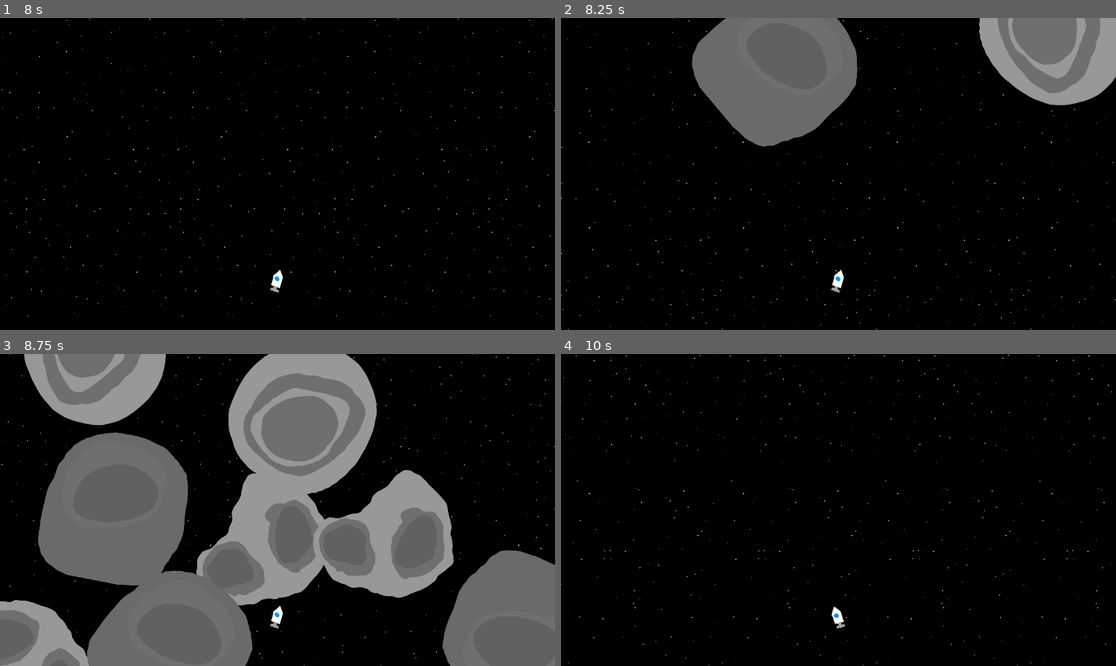
Above: before the commit, frames 1-4 (two rows, left to right).
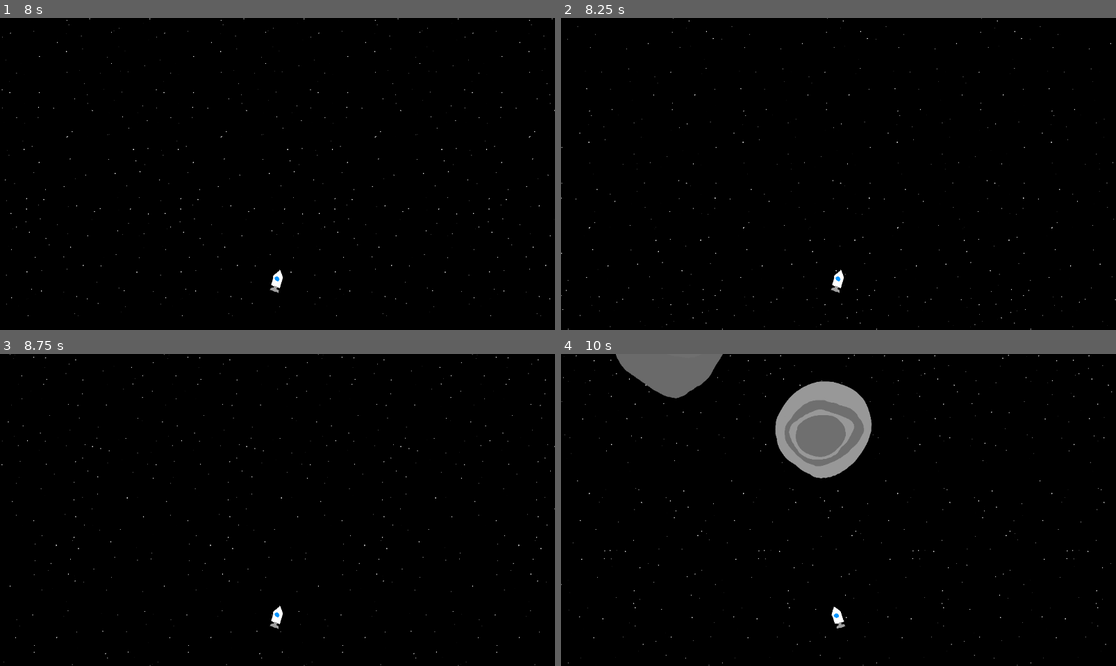
Above: after the commit, the same moments.

Repository: Simonandadog/the-most-videogame
Game: Godot game, scene res://scenes/main.tscn
Two runs of this game, one before a commit and one after it. Both use one fixed random seed, a clock stepped at 60 frames per second and the inputs below.
Inputs:
- Up to frame 1 (8 s): tap Enter at 0.5 s; hold D (right) 0.53-2.03 s; tap Space (ASCEND) every 1.5 s from 0.6 to 6.6 s; tap E (shoot) every 1.5 s from 1.35 to 7.35 s; hold A (left) 2.03-2.78 s; hold D (right) 2.78-4.28 s; hold A (left) 4.28-5.03 s; hold D (right) 5.03-5.78 s; hold A (left) 5.78-7.28 s; hold D (right) from 7.28 s (still down)
- Up to frame 2 (8.25 s): keep holding D (right); tap Space (ASCEND) at 8.1 s
- Up to frame 3 (8.75 s): keep holding D (right)
- Up to frame 4 (10 s): tap E (shoot) at 8.85 s; release D (right) at 9.53 s; hold A (left) from 9.53 s (still down); tap Space (ASCEND) at 9.6 s

Frame 1 is identical in both runs. In frame 2, 15% of the frame differs, in the area x 23-100%, y 0-42%; in frame 3, 53%, in the area x 0-100%, y 0-100%; in frame 4, 5.9%.

Commit message:
tried changing stuff. never try changing stuff

Diff:
--- a/scenes/main.tscn
+++ b/scenes/main.tscn
@@ -82,135 +82,221 @@
 
 [node name="rocks" type="Node" parent="." unique_id=1874876672]
 
-[node name="RigidBody2D" parent="rocks" unique_id=1555940285 instance=ExtResource("4_tbgi4")]
-position = Vector2(4976, -27848)
+[node name="stage 1 rock release" parent="." unique_id=1400110532 instance=ExtResource("9_85g3d")]
+position = Vector2(8, -22512)
+
+[node name="RigidBody2D" parent="stage 1 rock release" unique_id=1555940285 instance=ExtResource("4_tbgi4")]
+position = Vector2(4968, -5336)
 rotation = 3.1415925
-
-[node name="RigidBody2D2" parent="rocks" unique_id=1001237113 instance=ExtResource("4_tbgi4")]
-position = Vector2(1712, -25488)
-
-[node name="RigidBody2D3" parent="rocks" unique_id=239951101 instance=ExtResource("4_tbgi4")]
-position = Vector2(3112, -26040)
-
-[node name="RigidBody2D4" parent="rocks" unique_id=1345312998 instance=ExtResource("4_tbgi4")]
-position = Vector2(1312, -27040)
-
-[node name="RigidBody2D5" parent="rocks" unique_id=1613591933 instance=ExtResource("4_tbgi4")]
-position = Vector2(3424, -27264)
-
-[node name="RigidBody2D6" parent="rocks" unique_id=669655834 instance=ExtResource("4_tbgi4")]
-position = Vector2(-464, -24736)
-
-[node name="RigidBody2D7" parent="rocks" unique_id=505281481 instance=ExtResource("4_tbgi4")]
-position = Vector2(-1120, -26160)
-
-[node name="RigidBody2D8" parent="rocks" unique_id=1299620230 instance=ExtResource("4_tbgi4")]
-position = Vector2(2488, -28088)
-
-[node name="RigidBody2D9" parent="rocks" unique_id=1196618993 instance=ExtResource("4_tbgi4")]
-position = Vector2(-128, -26600)
-
-[node name="RigidBody2D10" parent="rocks" unique_id=672633024 instance=ExtResource("4_tbgi4")]
-position = Vector2(-1352, -23768)
-
-[node name="RigidBody2D11" parent="rocks" unique_id=18326682 instance=ExtResource("4_tbgi4")]
-position = Vector2(-2488, -24592)
-
-[node name="RigidBody2D12" parent="rocks" unique_id=1501810071 instance=ExtResource("4_tbgi4")]
-position = Vector2(-2088, -25496)
-
-[node name="RigidBody2D13" parent="rocks" unique_id=2002671926 instance=ExtResource("4_tbgi4")]
-position = Vector2(360, -25328)
-
-[node name="RigidBody2D14" parent="rocks" unique_id=2096821189 instance=ExtResource("7_tipki")]
-position = Vector2(-768, -28776)
-
-[node name="RigidBody2D15" parent="rocks" unique_id=1497375820 instance=ExtResource("7_tipki")]
-position = Vector2(-2848, -27632)
-
-[node name="RigidBody2D16" parent="rocks" unique_id=718343880 instance=ExtResource("4_tbgi4")]
-position = Vector2(-5024, -25440)
-
-[node name="RigidBody2D17" parent="rocks" unique_id=920237953 instance=ExtResource("7_tipki")]
-position = Vector2(-3704, -25976)
-
-[node name="RigidBody2D18" parent="rocks" unique_id=2127742593 instance=ExtResource("7_tipki")]
-position = Vector2(-2536, -26488)
-
-[node name="RigidBody2D19" parent="rocks" unique_id=1184801552 instance=ExtResource("7_tipki")]
-position = Vector2(1136, -28304)
-
-[node name="RigidBody2D20" parent="rocks" unique_id=1938729167 instance=ExtResource("7_tipki")]
-position = Vector2(4064, -28408)
-
-[node name="RigidBody2D21" parent="rocks" unique_id=1215339867 instance=ExtResource("7_tipki")]
-position = Vector2(-416, -27680)
-
-[node name="RigidBody2D22" parent="rocks" unique_id=175862761 instance=ExtResource("7_tipki")]
-position = Vector2(296, -28856)
-
-[node name="RigidBody2D23" parent="rocks" unique_id=604501712 instance=ExtResource("7_tipki")]
-position = Vector2(1152, -24816)
-
-[node name="RigidBody2D24" parent="rocks" unique_id=1288924921 instance=ExtResource("7_tipki")]
-position = Vector2(2360, -26976)
-
-[node name="RigidBody2D25" parent="rocks" unique_id=480260960 instance=ExtResource("7_tipki")]
-position = Vector2(-1704, -27312)
-
-[node name="RigidBody2D26" parent="rocks" unique_id=1764599369 instance=ExtResource("7_tipki")]
-position = Vector2(768, -26264)
-
-[node name="RigidBody2D27" parent="rocks" unique_id=218909284 instance=ExtResource("7_tipki")]
-position = Vector2(-3312, -25048)
-
-[node name="RigidBody2D28" parent="rocks" unique_id=1840903705 instance=ExtResource("8_85g3d")]
-position = Vector2(16, -23464)
-
-[node name="RigidBody2D29" parent="rocks" unique_id=1551968398 instance=ExtResource("8_85g3d")]
-position = Vector2(2144, -24232)
-
-[node name="RigidBody2D30" parent="rocks" unique_id=1065296795 instance=ExtResource("8_85g3d")]
-position = Vector2(-4312, -24432)
-
-[node name="RigidBody2D31" parent="rocks" unique_id=1043434056 instance=ExtResource("8_85g3d")]
-position = Vector2(4240, -27088)
-
-[node name="RigidBody2D32" parent="rocks" unique_id=1581563314 instance=ExtResource("8_85g3d")]
-position = Vector2(-4864, -26512)
-
-[node name="RigidBody2D33" parent="rocks" unique_id=1841258375 instance=ExtResource("8_85g3d")]
-position = Vector2(3400, -29136)
-
-[node name="RigidBody2D34" parent="rocks" unique_id=648307891 instance=ExtResource("8_85g3d")]
-position = Vector2(-3336, -28864)
-
-[node name="RigidBody2D35" parent="rocks" unique_id=793348733 instance=ExtResource("8_85g3d")]
-position = Vector2(4152, -25808)
-
-[node name="RigidBody2D36" parent="rocks" unique_id=2118901609 instance=ExtResource("8_85g3d")]
-position = Vector2(-1988, -28456)
-
-[node name="RigidBody2D37" parent="rocks" unique_id=969578009 instance=ExtResource("8_85g3d")]
-position = Vector2(1296, -29440)
-
-[node name="RigidBody2D38" parent="rocks" unique_id=1716853082 instance=ExtResource("8_85g3d")]
-position = Vector2(-4440, -27728)
-
-[node name="RigidBody2D39" parent="rocks" unique_id=1298580900 instance=ExtResource("8_85g3d")]
-position = Vector2(528, -27512)
-
-[node name="RigidBody2D40" parent="rocks" unique_id=396531794 instance=ExtResource("8_85g3d")]
-position = Vector2(-3816, -26992)
-
-[node name="RigidBody2D41" parent="rocks" unique_id=412544361 instance=ExtResource("8_85g3d")]
-position = Vector2(-1272, -25120)
-
-[node name="RigidBody2D42" parent="rocks" unique_id=1230813418 instance=ExtResource("8_85g3d")]
-position = Vector2(2376, -29192)
-
-[node name="RigidBody2D43" parent="rocks" unique_id=1749471899 instance=ExtResource("8_85g3d")]
-position = Vector2(2672, -25200)
-
-[node name="stage 1 rock release" parent="." unique_id=1542745624 instance=ExtResource("9_85g3d")]
-position = Vector2(8, -22512)
+can_sleep = true
+freeze = true
+
+[node name="RigidBody2D2" parent="stage 1 rock release" unique_id=1001237113 instance=ExtResource("4_tbgi4")]
+position = Vector2(1704, -2976)
+can_sleep = true
+freeze = true
+
+[node name="RigidBody2D3" parent="stage 1 rock release" unique_id=239951101 instance=ExtResource("4_tbgi4")]
+position = Vector2(3104, -3528)
+can_sleep = true
+freeze = true
+
+[node name="RigidBody2D4" parent="stage 1 rock release" unique_id=1345312998 instance=ExtResource("4_tbgi4")]
+position = Vector2(1304, -4528)
+can_sleep = true
+freeze = true
+
+[node name="RigidBody2D5" parent="stage 1 rock release" unique_id=1613591933 instance=ExtResource("4_tbgi4")]
+position = Vector2(3416, -4752)
+can_sleep = true
+freeze = true
+
+[node name="RigidBody2D6" parent="stage 1 rock release" unique_id=669655834 instance=ExtResource("4_tbgi4")]
+position = Vector2(-472, -2224)
+can_sleep = true
+freeze = true
+
+[node name="RigidBody2D7" parent="stage 1 rock release" unique_id=505281481 instance=ExtResource("4_tbgi4")]
+position = Vector2(-1128, -3648)
+can_sleep = true
+freeze = true
+
+[node name="RigidBody2D8" parent="stage 1 rock release" unique_id=1299620230 instance=ExtResource("4_tbgi4")]
+position = Vector2(2480, -5576)
+can_sleep = true
+freeze = true
+
+[node name="RigidBody2D9" parent="stage 1 rock release" unique_id=1196618993 instance=ExtResource("4_tbgi4")]
+position = Vector2(-136, -4088)
+can_sleep = true
+freeze = true
+
+[node name="RigidBody2D10" parent="stage 1 rock release" unique_id=672633024 instance=ExtResource("4_tbgi4")]
+position = Vector2(-1360, -1256)
+can_sleep = true
+freeze = true
+
+[node name="RigidBody2D11" parent="stage 1 rock release" unique_id=18326682 instance=ExtResource("4_tbgi4")]
+position = Vector2(-2496, -2080)
+can_sleep = true
+freeze = true
+
+[node name="RigidBody2D12" parent="stage 1 rock release" unique_id=1501810071 instance=ExtResource("4_tbgi4")]
+position = Vector2(-2096, -2984)
+can_sleep = true
+freeze = true
+
+[node name="RigidBody2D13" parent="stage 1 rock release" unique_id=2002671926 instance=ExtResource("4_tbgi4")]
+position = Vector2(352, -2816)
+can_sleep = true
+freeze = true
+
+[node name="RigidBody2D14" parent="stage 1 rock release" unique_id=2096821189 instance=ExtResource("7_tipki")]
+position = Vector2(-776, -6264)
+can_sleep = true
+freeze = true
+
+[node name="RigidBody2D15" parent="stage 1 rock release" unique_id=1497375820 instance=ExtResource("7_tipki")]
+position = Vector2(-2856, -5120)
+can_sleep = true
+freeze = true
+
+[node name="RigidBody2D16" parent="stage 1 rock release" unique_id=718343880 instance=ExtResource("4_tbgi4")]
+position = Vector2(-5032, -2928)
+can_sleep = true
+freeze = true
+
+[node name="RigidBody2D17" parent="stage 1 rock release" unique_id=920237953 instance=ExtResource("7_tipki")]
+position = Vector2(-3712, -3464)
+can_sleep = true
+freeze = true
+
+[node name="RigidBody2D18" parent="stage 1 rock release" unique_id=2127742593 instance=ExtResource("7_tipki")]
+position = Vector2(-2544, -3976)
+can_sleep = true
+freeze = true
+
+[node name="RigidBody2D19" parent="stage 1 rock release" unique_id=1184801552 instance=ExtResource("7_tipki")]
+position = Vector2(1128, -5792)
+can_sleep = true
+freeze = true
+
+[node name="RigidBody2D20" parent="stage 1 rock release" unique_id=1938729167 instance=ExtResource("7_tipki")]
+position = Vector2(4056, -5896)
+can_sleep = true
+freeze = true
+
+[node name="RigidBody2D21" parent="stage 1 rock release" unique_id=1215339867 instance=ExtResource("7_tipki")]
+position = Vector2(-424, -5168)
+can_sleep = true
+freeze = true
+
+[node name="RigidBody2D22" parent="stage 1 rock release" unique_id=175862761 instance=ExtResource("7_tipki")]
+position = Vector2(288, -6344)
+can_sleep = true
+freeze = true
+
+[node name="RigidBody2D23" parent="stage 1 rock release" unique_id=604501712 instance=ExtResource("7_tipki")]
+position = Vector2(1144, -2304)
+can_sleep = true
+freeze = true
+
+[node name="RigidBody2D24" parent="stage 1 rock release" unique_id=1288924921 instance=ExtResource("7_tipki")]
+position = Vector2(2352, -4464)
+can_sleep = true
+freeze = true
+
+[node name="RigidBody2D25" parent="stage 1 rock release" unique_id=480260960 instance=ExtResource("7_tipki")]
+position = Vector2(-1712, -4800)
+can_sleep = true
+freeze = true
+
+[node name="RigidBody2D26" parent="stage 1 rock release" unique_id=1764599369 instance=ExtResource("7_tipki")]
+position = Vector2(760, -3752)
+can_sleep = true
+freeze = true
+
+[node name="RigidBody2D27" parent="stage 1 rock release" unique_id=218909284 instance=ExtResource("7_tipki")]
+position = Vector2(-3320, -2536)
+can_sleep = true
+freeze = true
+
+[node name="RigidBody2D28" parent="stage 1 rock release" unique_id=1840903705 instance=ExtResource("8_85g3d")]
+position = Vector2(8, -952)
+can_sleep = true
+freeze = true
+
+[node name="RigidBody2D29" parent="stage 1 rock release" unique_id=1551968398 instance=ExtResource("8_85g3d")]
+position = Vector2(2136, -1720)
+can_sleep = true
+freeze = true
+
+[node name="RigidBody2D30" parent="stage 1 rock release" unique_id=1065296795 instance=ExtResource("8_85g3d")]
+position = Vector2(-4320, -1920)
+can_sleep = true
+freeze = true
+
+[node name="RigidBody2D31" parent="stage 1 rock release" unique_id=1043434056 instance=ExtResource("8_85g3d")]
+position = Vector2(4232, -4576)
+can_sleep = true
+freeze = true
+
+[node name="RigidBody2D32" parent="stage 1 rock release" unique_id=1581563314 instance=ExtResource("8_85g3d")]
+position = Vector2(-4872, -4000)
+can_sleep = true
+freeze = true
+
+[node name="RigidBody2D33" parent="stage 1 rock release" unique_id=1841258375 instance=ExtResource("8_85g3d")]
+position = Vector2(3392, -6624)
+can_sleep = true
+freeze = true
+
+[node name="RigidBody2D34" parent="stage 1 rock release" unique_id=648307891 instance=ExtResource("8_85g3d")]
+position = Vector2(-3344, -6352)
+can_sleep = true
+freeze = true
+
+[node name="RigidBody2D35" parent="stage 1 rock release" unique_id=793348733 instance=ExtResource("8_85g3d")]
+position = Vector2(4144, -3296)
+can_sleep = true
+freeze = true
+
+[node name="RigidBody2D36" parent="stage 1 rock release" unique_id=2118901609 instance=ExtResource("8_85g3d")]
+position = Vector2(-1996, -5944)
+can_sleep = true
+freeze = true
+
+[node name="RigidBody2D37" parent="stage 1 rock release" unique_id=969578009 instance=ExtResource("8_85g3d")]
+position = Vector2(1288, -6928)
+can_sleep = true
+freeze = true
+
+[node name="RigidBody2D38" parent="stage 1 rock release" unique_id=1716853082 instance=ExtResource("8_85g3d")]
+position = Vector2(-4448, -5216)
+can_sleep = true
+freeze = true
+
+[node name="RigidBody2D39" parent="stage 1 rock release" unique_id=1298580900 instance=ExtResource("8_85g3d")]
+position = Vector2(520, -5000)
+can_sleep = true
+freeze = true
+
+[node name="RigidBody2D40" parent="stage 1 rock release" unique_id=396531794 instance=ExtResource("8_85g3d")]
+position = Vector2(-3824, -4480)
+can_sleep = true
+freeze = true
+
+[node name="RigidBody2D41" parent="stage 1 rock release" unique_id=412544361 instance=ExtResource("8_85g3d")]
+position = Vector2(-1280, -2608)
+can_sleep = true
+freeze = true
+
+[node name="RigidBody2D42" parent="stage 1 rock release" unique_id=1230813418 instance=ExtResource("8_85g3d")]
+position = Vector2(2368, -6680)
+can_sleep = true
+freeze = true
+
+[node name="RigidBody2D43" parent="stage 1 rock release" unique_id=1749471899 instance=ExtResource("8_85g3d")]
+position = Vector2(2664, -2688)
+can_sleep = true
+freeze = true
--- a/scenes/rock_releaser.tscn
+++ b/scenes/rock_releaser.tscn
@@ -19,6 +19,7 @@
 [node name="CollisionShape2D" type="CollisionShape2D" parent="StaticBody2D" unique_id=850323898]
 position = Vector2(0, -55)
 shape = SubResource("RectangleShape2D_jmagw")
+disabled = true
 
 [node name="Area2D" type="Area2D" parent="." unique_id=1968600087]
 position = Vector2(0, 1288)
--- a/scripts/rock_releaser.gd
+++ b/scripts/rock_releaser.gd
@@ -6,4 +6,6 @@
 func _on_area_2d_body_entered(body: Node2D) -> void:
 	print("rock blocker removed")
 	print("next stage activated")
-	queue_free()
+	for child in get_children():
+		if child is RigidBody2D:
+			child.sleeping = false
